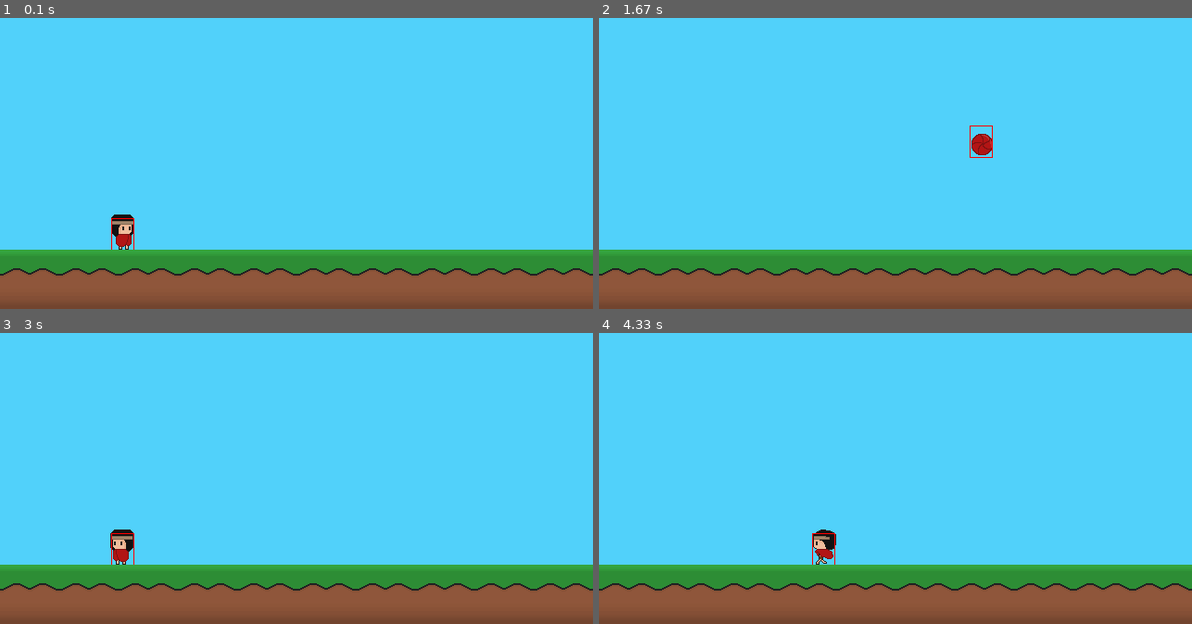
Above: before the commit, frames 1-4 (two rows, left to right).
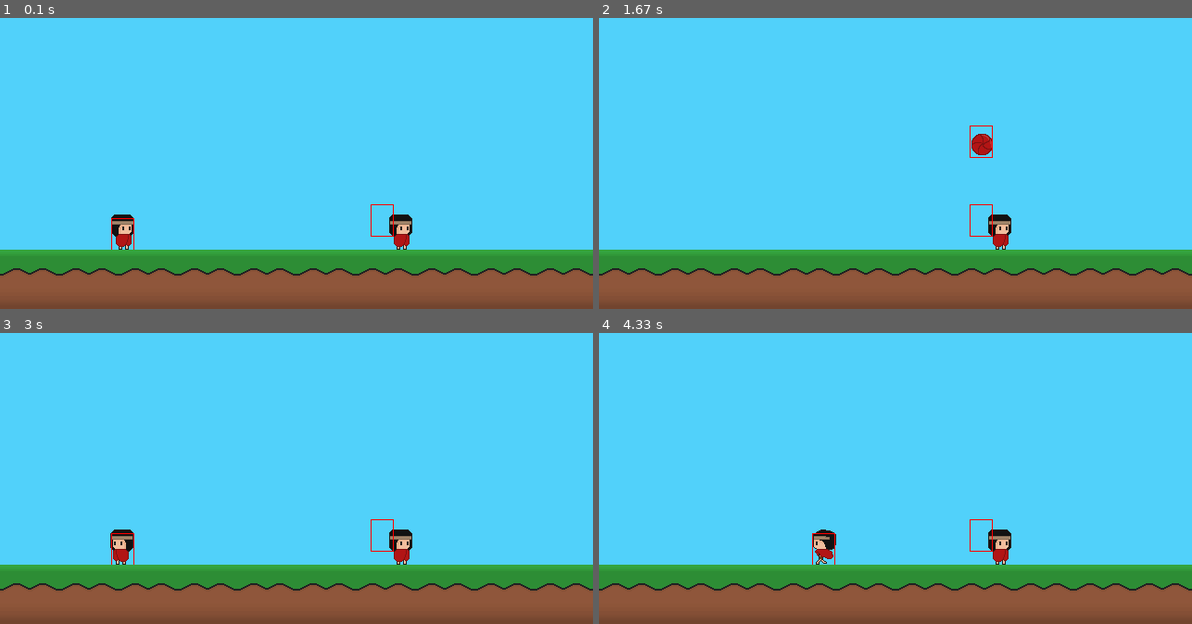
Above: after the commit, the same moments.

Repository: Takoo001/Proyecto-Pygame
Game: pygame game, started from nivel1.py
Two runs of this game, one before a commit and one after it. Both use one fixed random seed, a clock stepped at 60 frames per second and the inputs below.
Inputs:
- Up to frame 1 (0.1 s): no input
- Up to frame 2 (1.67 s): hold D 0.33-0.8 s; hold W 0.83-1.13 s; hold D 1.17-1.63 s
- Up to frame 3 (3 s): hold A 1.67-2.2 s; hold A 2.23-2.63 s; tap Space at 2.67 s
- Up to frame 4 (4.33 s): hold W 3-3.37 s; hold D 3.4-4.03 s; hold A from 4.07 s (still down)

The runs differ from the first frame. In frame 1, 0.4% of the frame differs, in the area x 62-70%, y 64-80%; in frame 2, 0.4%; in frame 3, 0.4%; in frame 4, 0.4%.

Commit message:
Aplicando lógica de colisión de ataque con enemigo

Diff:
--- a/nivel1.py
+++ b/nivel1.py
@@ -2,6 +2,7 @@
 import nivel_settings as ns
 
 from jugador import Jugador
+from enemigo import Enemigo
 from suelo import Suelo
 
 class Nivel1:
@@ -17,6 +18,7 @@
 
         # Estableciendo posición de inicio
         jugador = Jugador(100, ns.ALTO_NIVEL -64 - 49)
+        enemigo = Enemigo(400, ns.ALTO_NIVEL -64 - 49)
         suelo = Suelo()
         camara = pg.Rect(0, 0, ns.ANCHO_NIVEL, ns.ALTO_NIVEL)
 
@@ -62,12 +64,24 @@
 
             jugador.movimiento(teclas)
             jugador.dibujar(ventana)
+            #print(jugador.hitbox.center)
 
-            print(jugador.hitbox.center)
+            enemigo.dibujar(ventana)
+
             suelo.dibujar_suelo(ventana)
+
             for i in suelo.lista_suelos:
                 if jugador.hitbox.colliderect(i):
                     jugador.restablecer_posicion(ns.ALTO_NIVEL -64 - 49)
+
+            if jugador.atacando and not jugador.tick_ataque:
+                if jugador.ataque_hitbox.colliderect(enemigo.hitbox):
+                    enemigo.estadisticas["Vida"] -= jugador.estadisticas["Daño"]
+                    print("Ataque conecto")
+                    print(enemigo.estadisticas["Vida"])
+                    if enemigo.estadisticas["Vida"] < 0:
+                        print("Enemigo Muerto")
+                    jugador.tick_ataque = True
 
             mover_camara(camara, jugador.hitbox.center)
 
